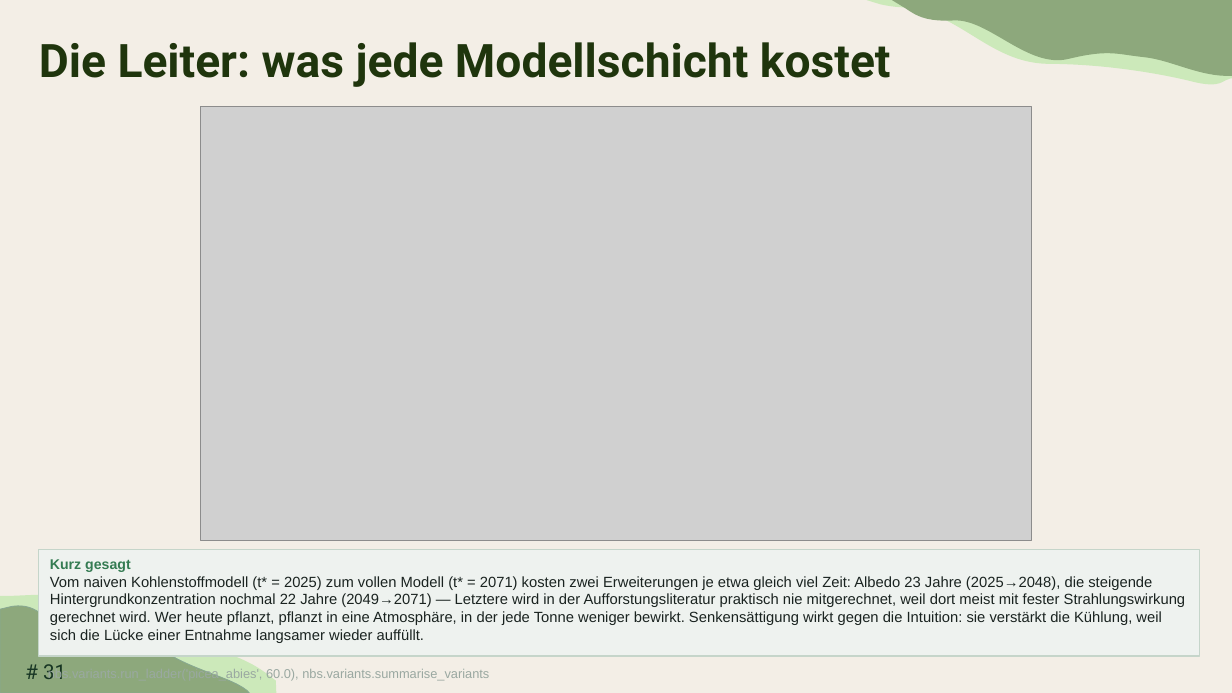
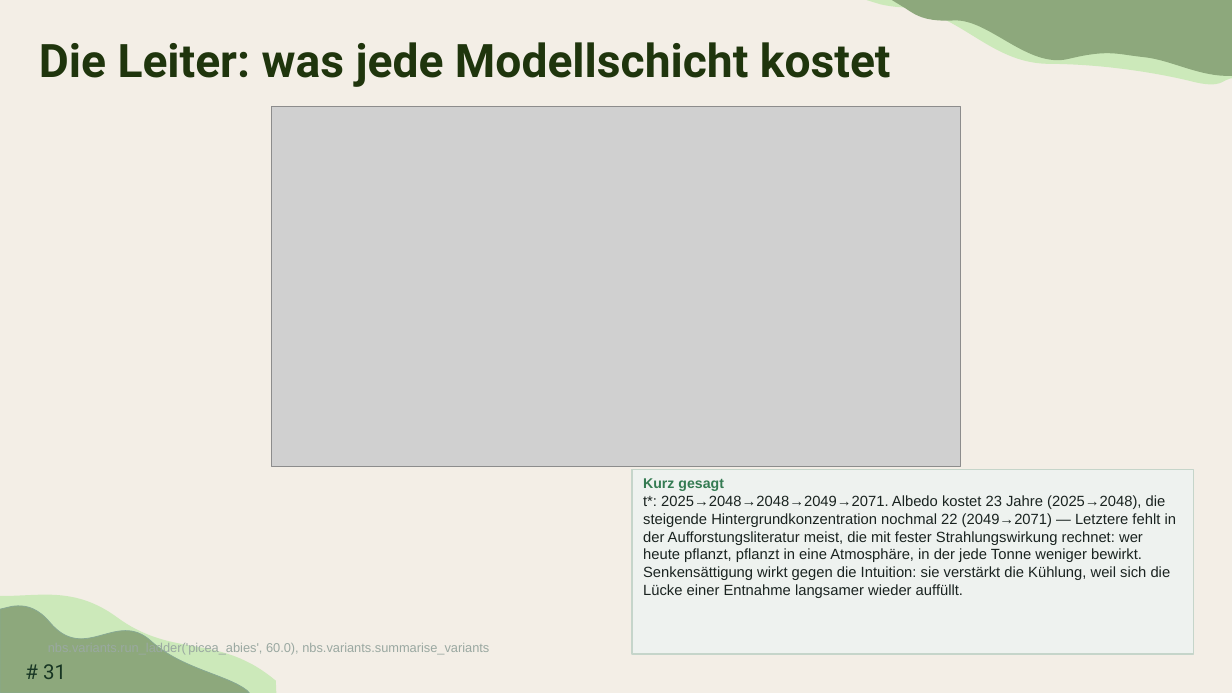
Before and after one commit to TimoDiepers/woodway, a slide deck: slide 31 of docs/slides/dissvortrag.pptx. Drawn at 1232x693 pixels with LibreOffice and Linux fonts; fonts in the diff are those of the drawing; grey boxes stand for pictures. Boxes give left, top, right and bottom in pixels: in the first picture for what was removed or moved away, otherwise in the second. Text is boxed around its words. In the diff, an @@ line names an element or a change of style, - is before the commit and + after.

```diff
--- a/docs/slides/dissvortrag.pptx
+++ b/docs/slides/dissvortrag.pptx
@@ picture: place and size @@
-picture at (201,106,1031,541)
+picture at (272,106,961,467)
@@ rectangle "Kurz gesagt": place and size @@
-rectangle "Kurz gesagt" at (39,550,1200,656)
+rectangle "Kurz gesagt" at (632,470,1194,654)
@@ text in rectangle at (643,495,1176,598): text changed @@
-Vom naiven Kohlenstoffmodell (t* = 2025) zum vollen Modell (t* = 2071) kosten zwei Erweiterungen je etwa gleich viel Zeit: Albedo 23 Jahre (2025→2048), die steigende Hintergrundkonzentration nochmal 22 Jahre (2049→2071) — Letztere wird in der Aufforstungsliteratur praktisch nie mitgerechnet, weil dort meist mit fester Strahlungswirkung gerechnet wird. Wer heute pflanzt, pflanzt in eine Atmosphäre, in der jede Tonne weniger bewirkt. Senkensättigung wirkt gegen die Intuition: sie verstärkt die Kühlung, weil sich die Lücke einer Entnahme langsamer wieder auffüllt.
+t*: 2025→2048→2048→2049→2071. Albedo kostet 23 Jahre (2025→2048), die steigende Hintergrundkonzentration nochmal 22 (2049→2071) — Letztere fehlt in der Aufforstungsliteratur meist, die mit fester Strahlungswirkung rechnet: wer heute pflanzt, pflanzt in eine Atmosphäre, in der jede Tonne weniger bewirkt. Senkensättigung wirkt gegen die Intuition: sie verstärkt die Kühlung, weil sich die Lücke einer Entnahme langsamer wieder auffüllt.
@@ text "nbs.variants.run_ladder('picea_abies', 60.0), nbs.variants.s ...": place and size @@
-text "nbs.variants.run_ladder('picea_abies', 60.0), nbs.variants.s ..." at (48,668,489,681)
+text "nbs.variants.run_ladder('picea_abies', 60.0), nbs.variants.s ..." at (48,642,489,655)
```
Also in this commit, not shown: 6 other slides changed.
